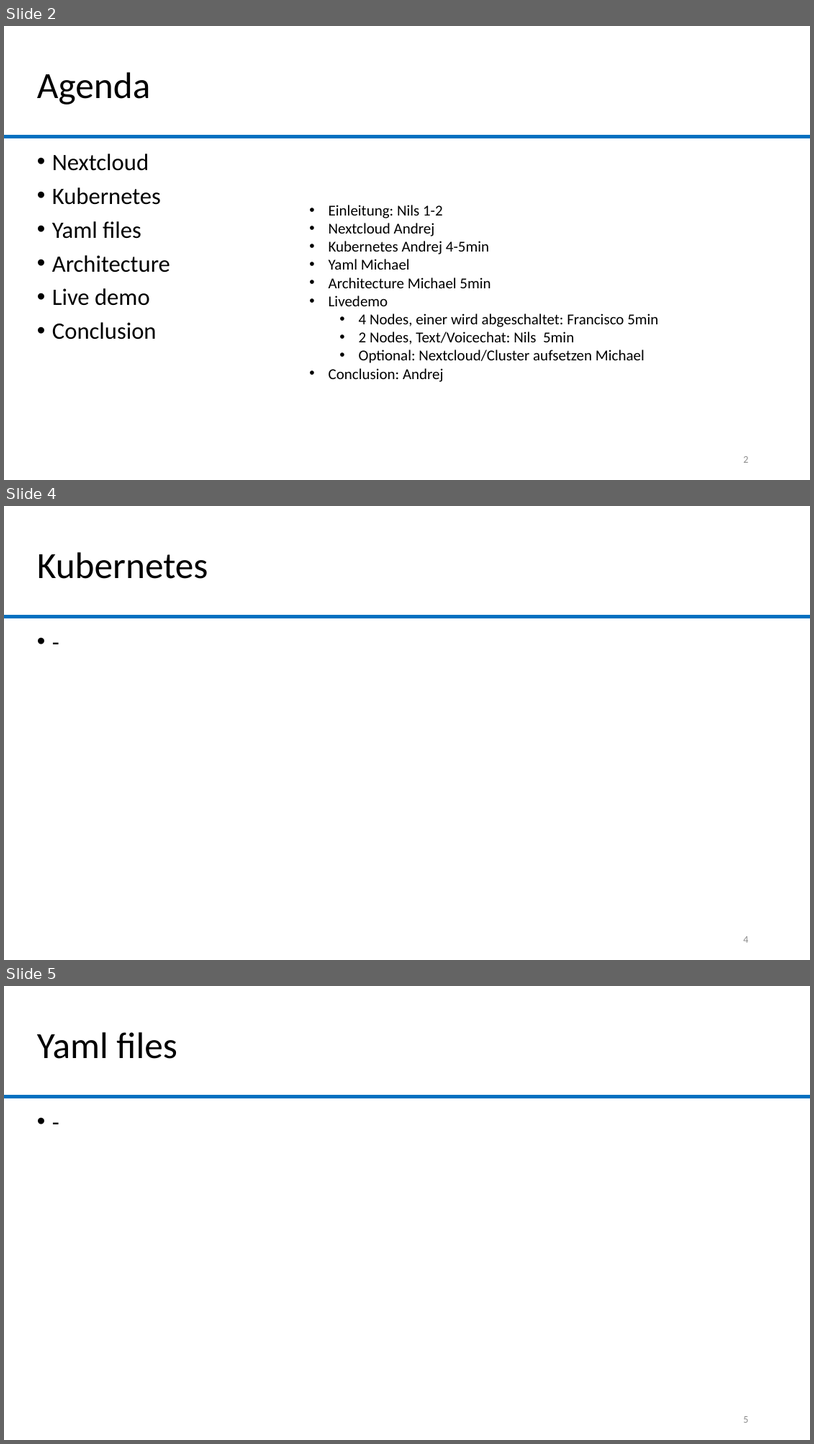
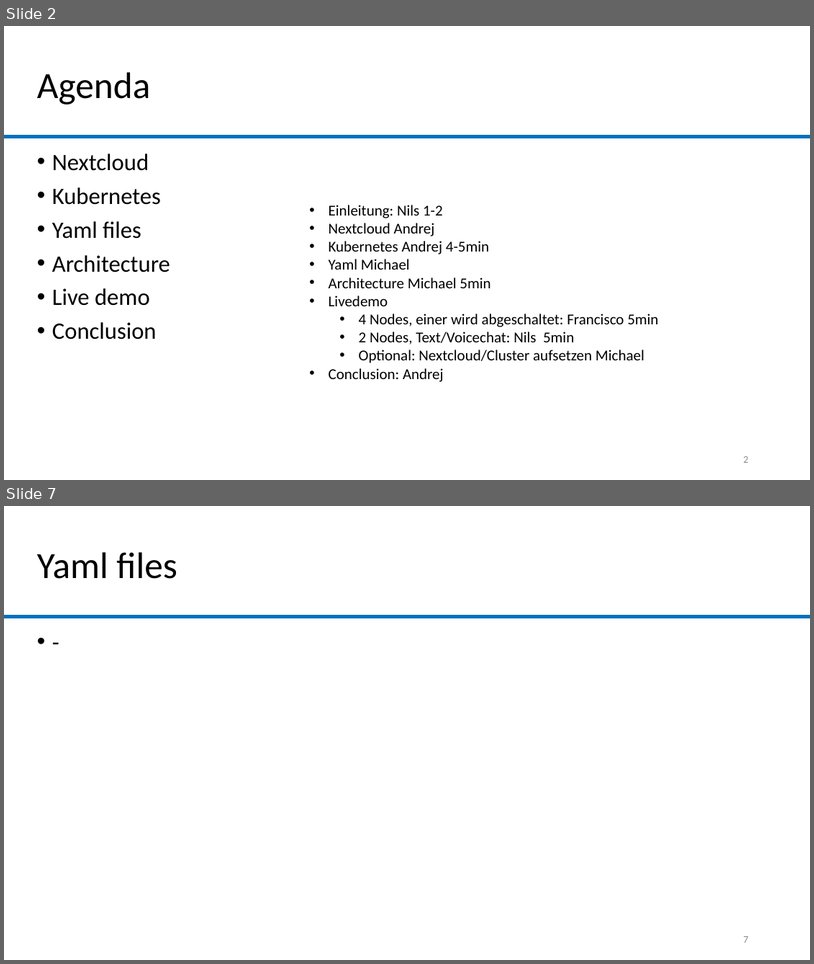
Before and after one commit to lolamtisch/BauCloCom_kubernetes, a slide deck: docu/Kubernetes_Nexcloud.pptx. Shown one above the other, each under a label of ours: slides 2, 4 and 5 before the commit, slides 2 and 7 after it; the slides between them are not shown. The pictures are 814x1444 and 814x964 pixels, drawn with LibreOffice and Linux fonts; fonts in the diff are those of the drawing; background and template pictures are left out. Boxes give left, top, right and bottom in pixels: in the first picture for what was removed or moved away, otherwise in the second. Text is boxed around its words. In the diff, an @@ line names an element or a change of style, - is before the commit and + after.

```diff
--- a/docu/Kubernetes_Nexcloud.pptx
+++ b/docu/Kubernetes_Nexcloud.pptx
@@ slide 4 removed at (x1=4, y1=506, x2=810, y2=960), background #FFFFFF; not listed: 1 template element that a slide beside it also shows @@
@@ title removed at (x1=37, y1=552, x2=208, y2=579) @@
-Kubernetes
@@ text removed at (x1=31, y1=627, x2=756, y2=915) @@
-• -
@@ page number removed at (x1=743, y1=936, x2=748, y2=942) @@
-4
@@ what was slide 5 is now slide 7 @@
@@ page number at (x1=743, y1=936, x2=748, y2=942): text changed @@
-5
+7
```
Also in this commit, not shown: 5 slides added, 1 other slide removed.
